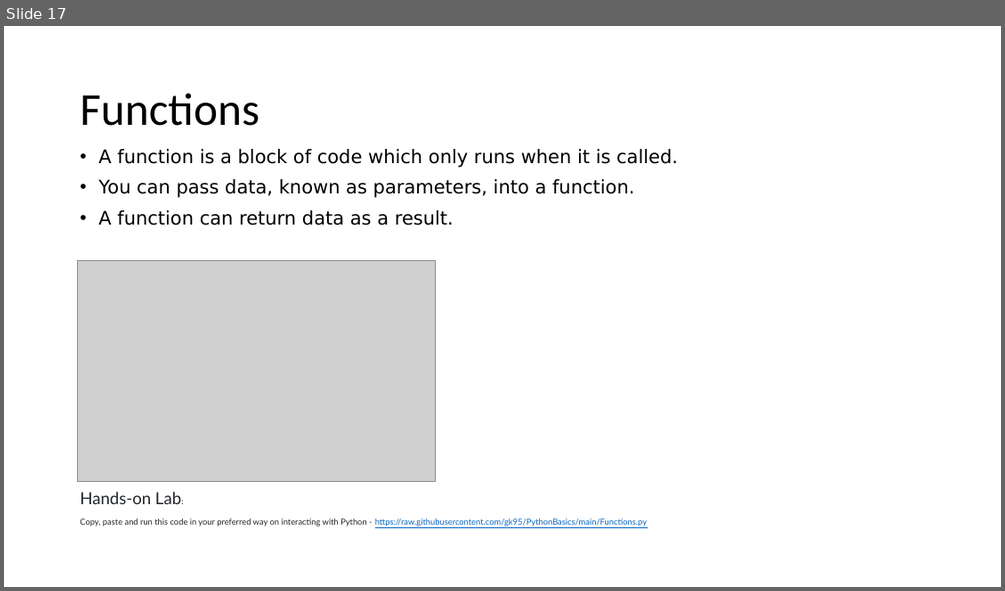
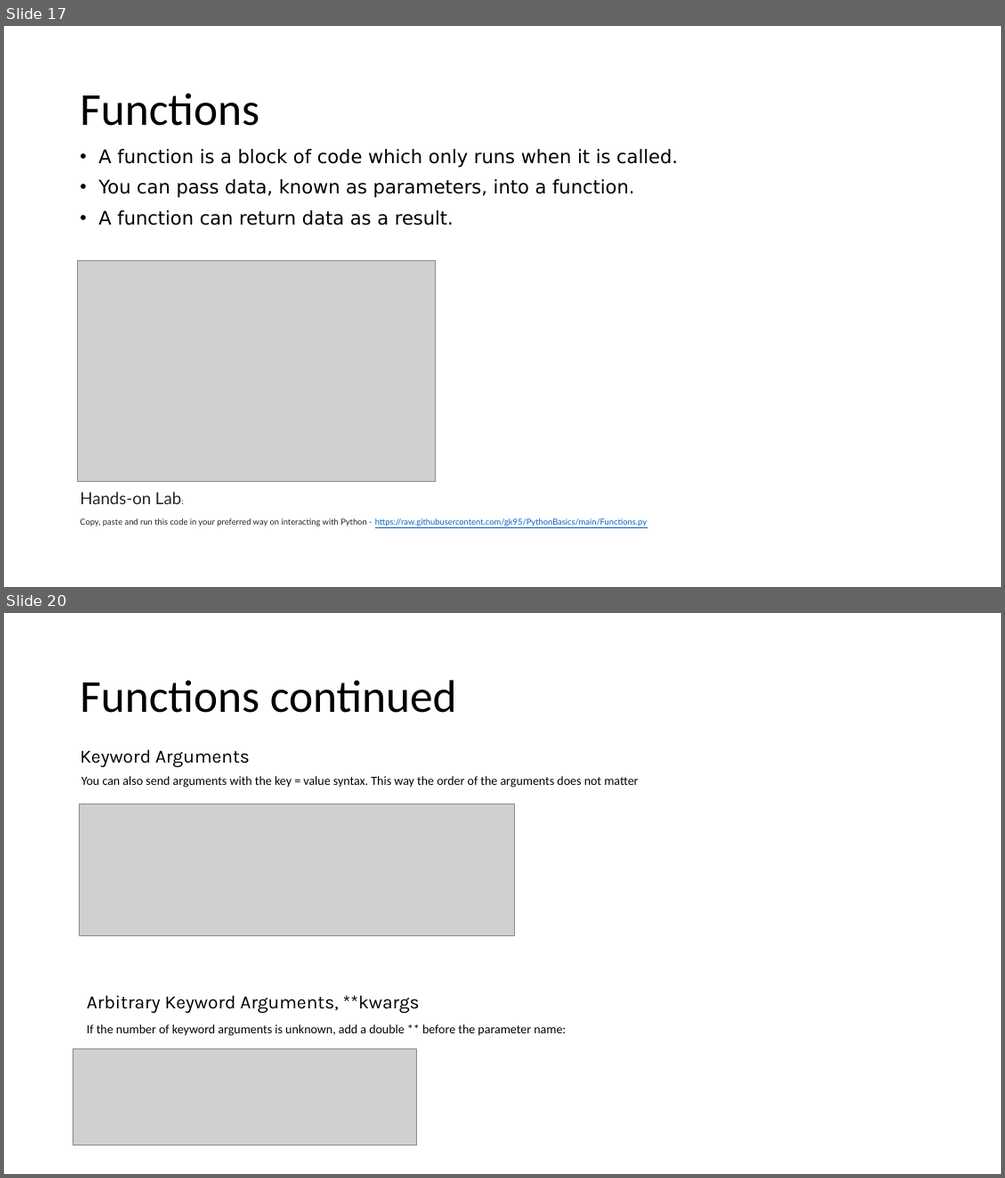
Before and after one commit to gk95/PythonBasics, a slide deck: Python(3) Intro.pptx. Shown one above the other, each under a label of ours: slide 17 before the commit, slides 17 and 20 after it; the slides between them are not shown. The pictures are 1005x591 and 1005x1178 pixels, drawn with LibreOffice and Linux fonts; fonts in the diff are those of the drawing; grey boxes stand for pictures. Boxes give left, top, right and bottom in pixels: in the first picture for what was removed or moved away, otherwise in the second. Text is boxed around its words. In the diff, an @@ line names an element or a change of style, - is before the commit and + after.

```diff
--- a/Python(3) Intro.pptx
+++ b/Python(3) Intro.pptx
@@ slide 20 added at <box>4,613,1001,1174</box>, background #FFFFFF @@
@@ title added at <box>80,680,457,713</box>, 44 pt, text #000000 @@
+Functions continued
@@ text added at <box>80,749,250,767</box>, 18 pt, text #000000 @@
+Keyword Arguments
@@ text added at <box>81,776,638,787</box>, 12 pt, text #000000 @@
+You can also send arguments with the key = value syntax. This way the order of the arguments does not matter
@@ picture added at <box>80,803,515,935</box> @@
@@ text added at <box>87,995,420,1013</box>, 18 pt, text #000000 @@
+Arbitrary Keyword Arguments, **kwargs
@@ text added at <box>87,1024,566,1036</box>, 12 pt, text #000000 @@
+If the number of keyword arguments is unknown, add a double ** before the parameter name:
@@ picture added at <box>73,1049,417,1144</box> @@
```
Also in this commit, not shown: 3 other slides added.
